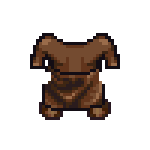
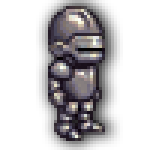
Two versions of the same layered image (150×150). Layer-by-layer changes:
removed layer "Layer 9" over [30, 33, 120, 120]
added layer "platearmor" above "Layer 8" over [48, 6, 105, 141]
